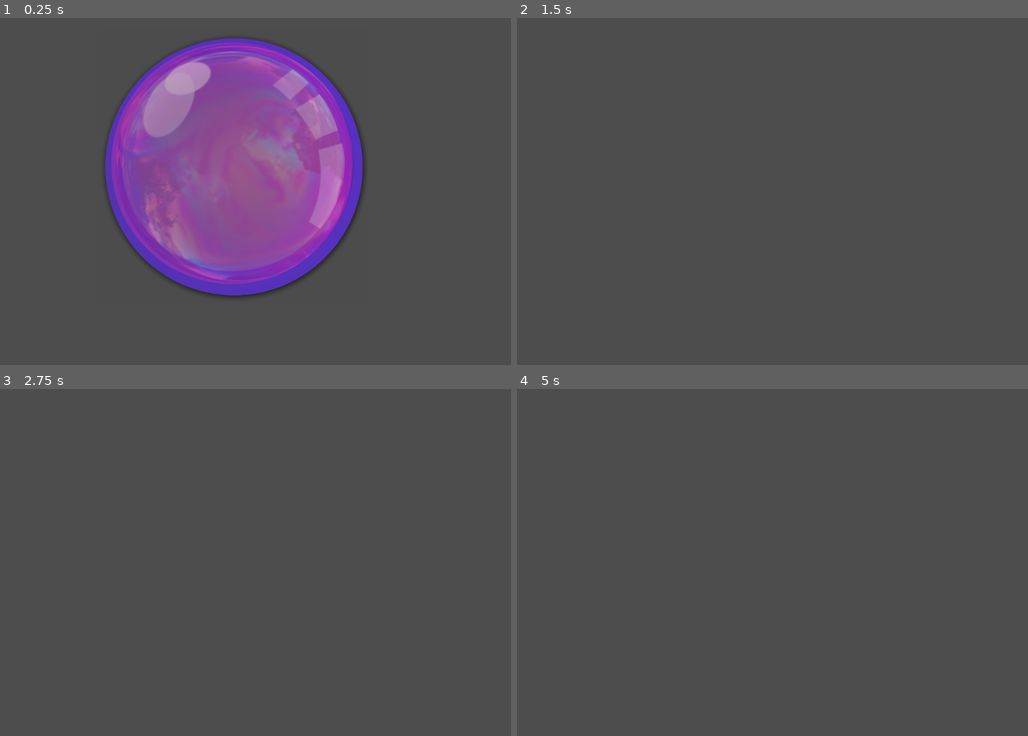
Above: before the commit, frames 1-4 (two rows, left to right).
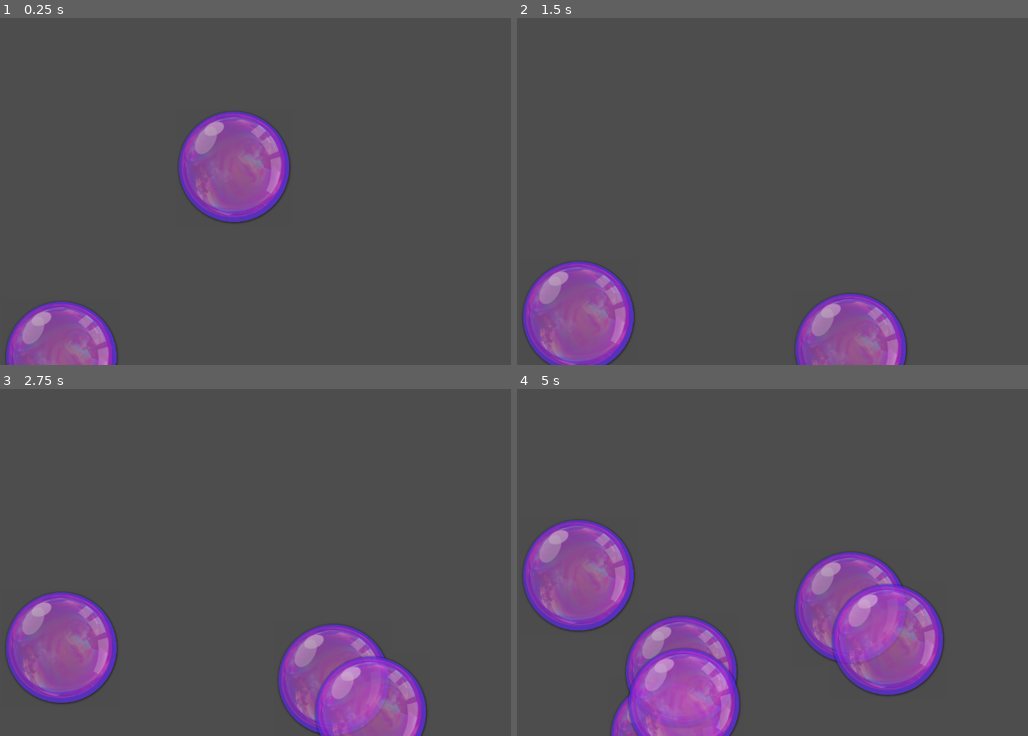
Above: after the commit, the same moments.

Repository: unblinky/bubble-pop-extra
Game: Godot game, scene res://Main/Main.tscn
Same seed, same stepped clock (60 frames per second), same inputs: the game is played once before the commit and once after it.
Inputs (mouse positions are in pixels of both pictures, inside the frame that each line leads up to):
- Up to frame 1 (0.25 s): no input
- Up to frame 2 (1.5 s): move the mouse to (752, 160) at 0.52 s; click (752, 160) at 0.67 s; move the mouse to (665, 208) at 1.27 s; click (665, 208) at 1.42 s
- Up to frame 3 (2.75 s): move the mouse to (332, 486) at 2.02 s; click (332, 486) at 2.17 s
- Up to frame 4 (5 s): move the mouse to (757, 631) at 2.77 s; click (757, 631) at 2.92 s; move the mouse to (971, 614) at 3.52 s; click (971, 614) at 3.67 s; move the mouse to (598, 510) at 4.27 s; click (598, 510) at 4.42 s

The runs differ from the first frame. In frame 1, 30% of the frame differs, in the area x 1-72%, y 5-100%; in frame 2, 9.0%; in frame 3, 13%; in frame 4, 21%.

Commit message:
Random bubbles are spawning. Bubbles free themselves form memory.

Diff:
--- a/Code/Bubble/Bubble.gd
+++ b/Code/Bubble/Bubble.gd
@@ -8,6 +8,8 @@
 
 func _process(delta: float) -> void:
 	position.y -= speed * delta
+	if position.y <= 0:
+		pop()
 
 func on_clicked(viewport, event, shape):
 	if event is InputEventMouseButton:
--- a/Code/Bubble/Bubble.tscn
+++ b/Code/Bubble/Bubble.tscn
@@ -4,12 +4,13 @@
 [ext_resource type="Texture2D" uid="uid://brsy70u843wyn" path="res://Textures/bubble.png" id="2_iauun"]
 
 [sub_resource type="CircleShape2D" id="CircleShape2D_fh211"]
-radius = 228.01973
+radius = 97.082436
 
 [node name="Bubble" type="Area2D" unique_id=880408077]
 script = ExtResource("1_sc4i0")
 
 [node name="Sprite2D" type="Sprite2D" parent="." unique_id=1359445365]
+scale = Vector2(0.4296875, 0.4296875)
 texture = ExtResource("2_iauun")
 
 [node name="CollisionShape2D" type="CollisionShape2D" parent="." unique_id=1303548825]
--- a/Code/Main/Main.gd
+++ b/Code/Main/Main.gd
@@ -1,2 +1,15 @@
 extends Node
 class_name Main
+
+const BUBBLE = preload("res://Bubble/Bubble.tscn")
+@onready var timer: Timer = $Timer
+
+func _ready() -> void:
+	timer.timeout.connect(spawn_bubble)
+	spawn_bubble()
+
+func spawn_bubble():
+	var bubble: Bubble = BUBBLE.instantiate()
+	bubble.position.x = randi_range(0, get_viewport().size.x)
+	bubble.position.y = get_viewport().size.y
+	add_child(bubble)
--- a/Code/Main/Main.tscn
+++ b/Code/Main/Main.tscn
@@ -6,5 +6,8 @@
 [node name="Main" type="Node" unique_id=1525632278]
 script = ExtResource("1_lxy7q")
 
+[node name="Timer" type="Timer" parent="." unique_id=1106161598]
+autostart = true
+
 [node name="Bubble" parent="." unique_id=84825511 instance=ExtResource("2_83ytx")]
 position = Vector2(510, 293)
